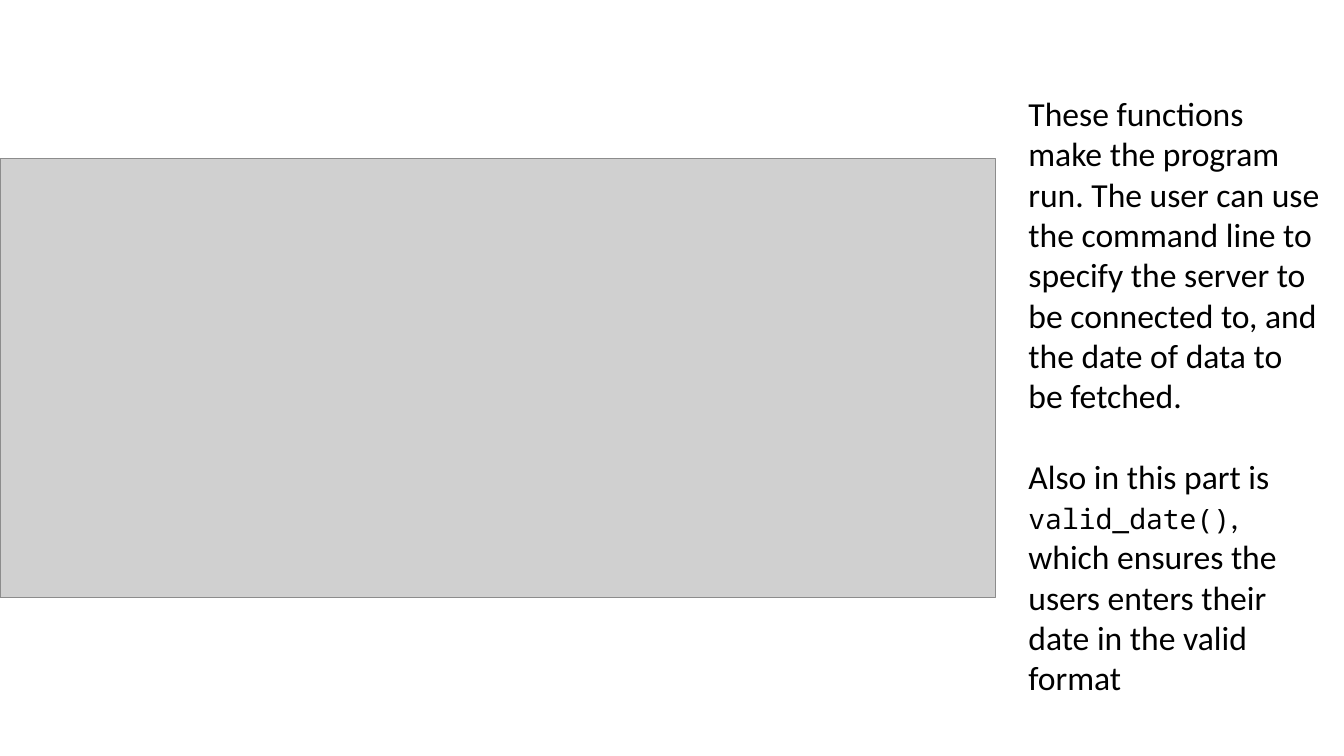
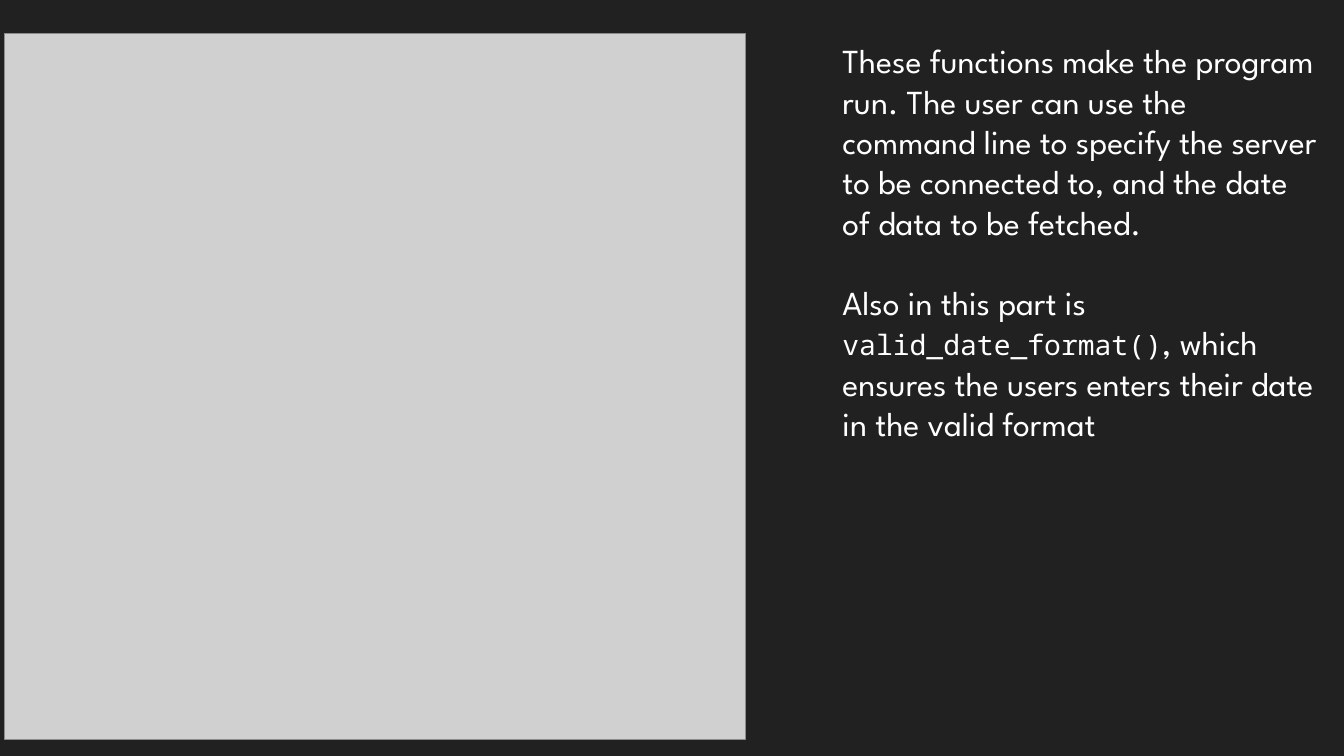
Before and after one commit to LittleDinoCake/CF-Project, a slide deck: slide 7 of Presentation.pptx. Drawn at 1344x756 pixels with LibreOffice and Linux fonts; fonts in the diff are those of the drawing; grey boxes stand for pictures. Boxes give left, top, right and bottom in pixels: in the first picture for what was removed or moved away, otherwise in the second. Text is boxed around its words. In the diff, an @@ line names an element or a change of style, - is before the commit and + after.

Commit message:
more slides added

```diff
--- a/Presentation.pptx
+++ b/Presentation.pptx
@@ background #FFFFFF to #212121 @@
@@ picture: place and size @@
-picture at (0, 158, 995, 598)
+picture at (4, 33, 746, 739)
@@ text "These functions make the program ...": place and size @@
-text "These functions make the program ..." at (1028, 102, 1319, 651)
+text "These functions make the program ..." at (842, 49, 1317, 437)
@@ text at (842, 49, 1317, 236): font Calibri to League Spartan, text colour #000000 to #FFFFFF in "These functions make the program run. The ..." @@
@@ text at (842, 292, 1313, 437): text changed; font Calibri to League Spartan; text colour #000000 to #FFFFFF @@
-Also in this part is valid_date(), which ensures the users enters their date in the valid format
+Also in this part is valid_date_format(), which ensures the users enters their date in the valid format
```
Also in this commit, not shown: 7 other slides changed, 6 slides added, 1 slide removed.
